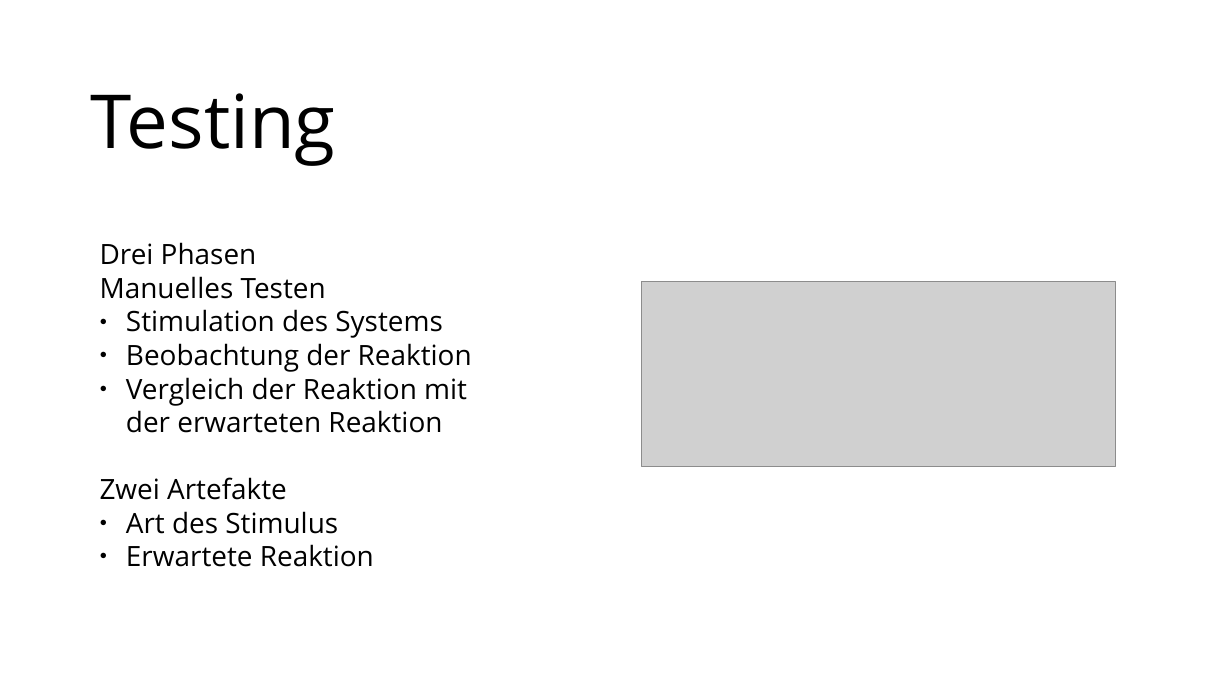
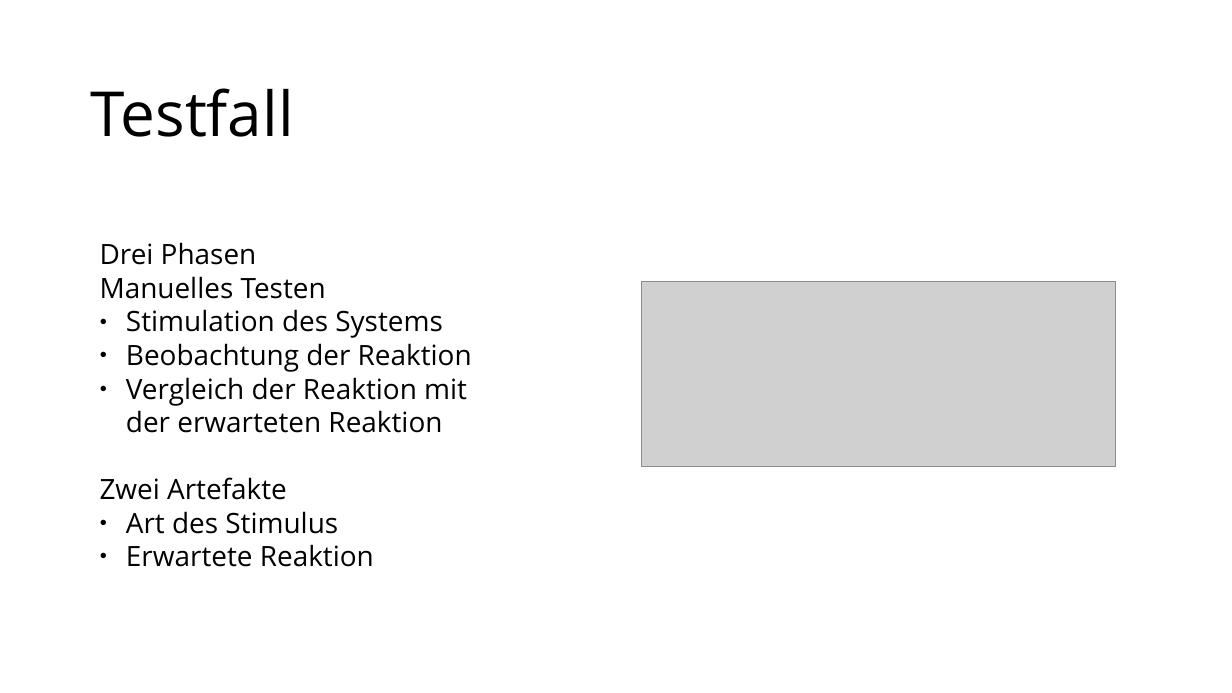
Before and after one commit to MoritzGoeckel/QuickCheck_Experiments, a slide deck: slide 3 of Praesentation.odp. Drawn at 1232x693 pixels with LibreOffice and Linux fonts; fonts in the diff are those of the drawing; grey boxes stand for pictures. Boxes give left, top, right and bottom in pixels: in the first picture for what was removed or moved away, otherwise in the second. Text is boxed around its words. In the diff, an @@ line names an element or a change of style, - is before the commit and + after.

```diff
--- a/Praesentation.odp
+++ b/Praesentation.odp
@@ text at [91,88,294,137]: text changed; size 48 to 40 pt @@
-Testing
+Testfall
```
Also in this commit, not shown: 3 other slides changed, 2 slides added, 1 other file.
